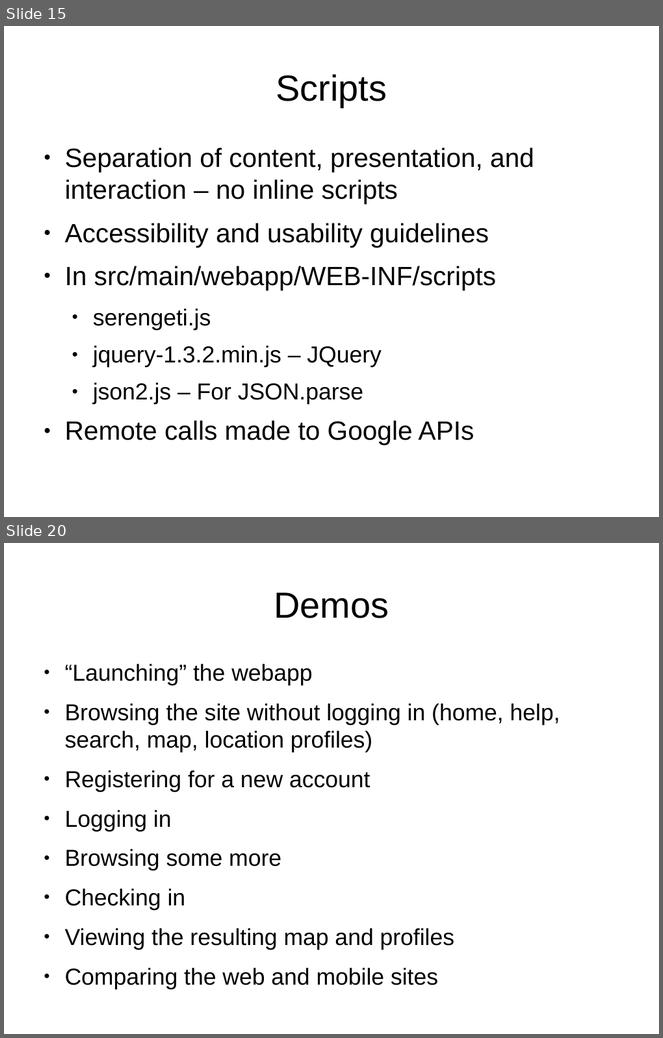
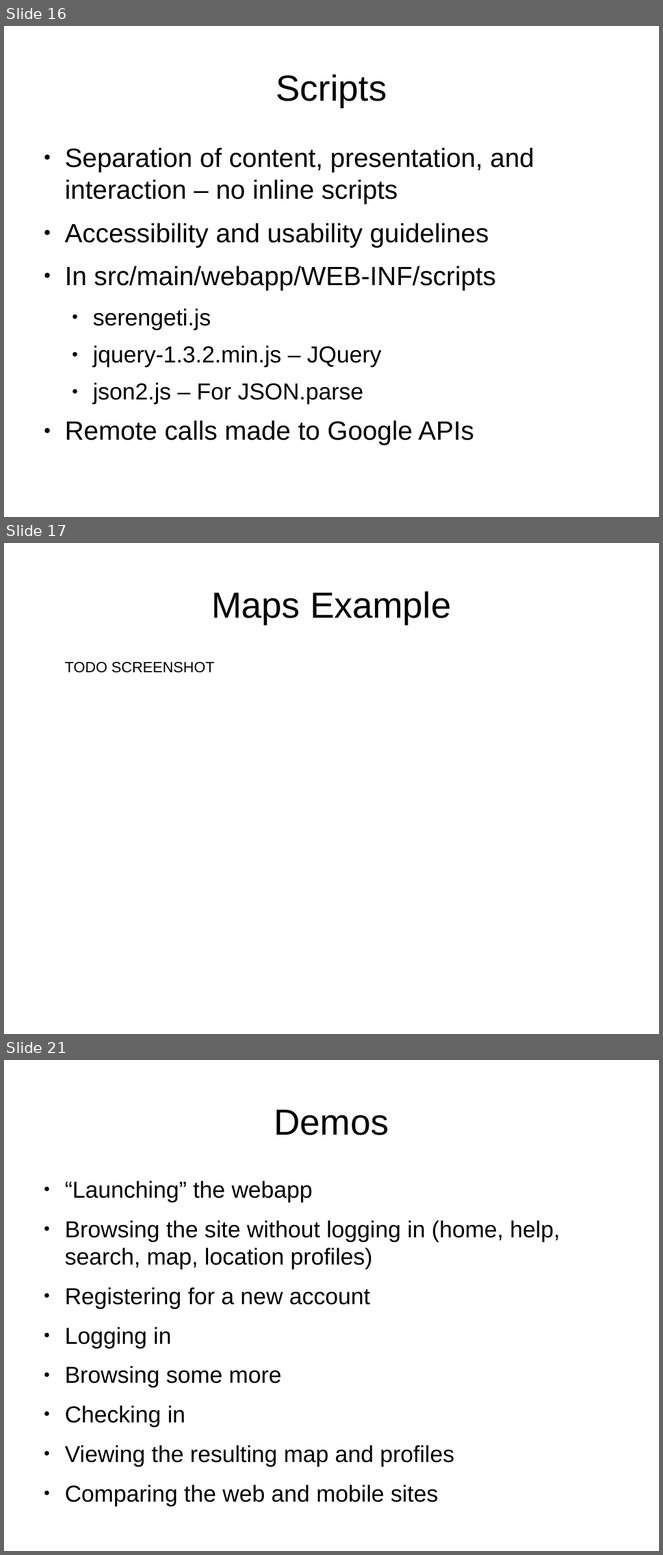
Before and after one commit to lmucs/playserengeti, a slide deck: serengeti/src/site/serengeti.odp. Shown one above the other, each under a label of ours: slides 15 and 20 before the commit, slides 16, 17 and 21 after it; the slides between them are not shown. The pictures are 663x1038 and 663x1555 pixels, drawn with LibreOffice and Linux fonts; fonts in the diff are those of the drawing. Boxes give left, top, right and bottom in pixels: in the first picture for what was removed or moved away, otherwise in the second. Text is boxed around its words. In the diff, an @@ line names an element or a change of style, - is before the commit and + after.

```diff
--- a/serengeti/src/site/serengeti.odp
+++ b/serengeti/src/site/serengeti.odp
@@ slide 17 added at bbox=[4, 543, 659, 1034], background #FFFFFF @@
@@ title added at bbox=[211, 591, 451, 624], 44 pt, text #000000 @@
+Maps Example
@@ text added at bbox=[65, 662, 215, 673], 18 pt, text #000000 @@
+TODO SCREENSHOT
@@ what was slide 15 is now slide 16 @@
@@ what was slide 20 is now slide 21 @@
```
Also in this commit, not shown: 5 slides changed, 3 other slides added, 3 slides removed.
